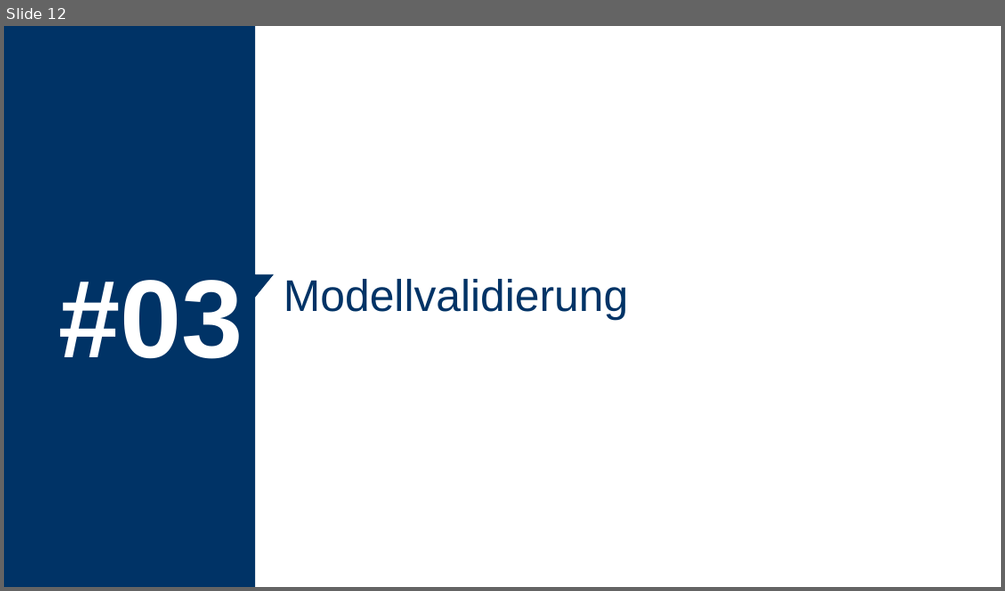
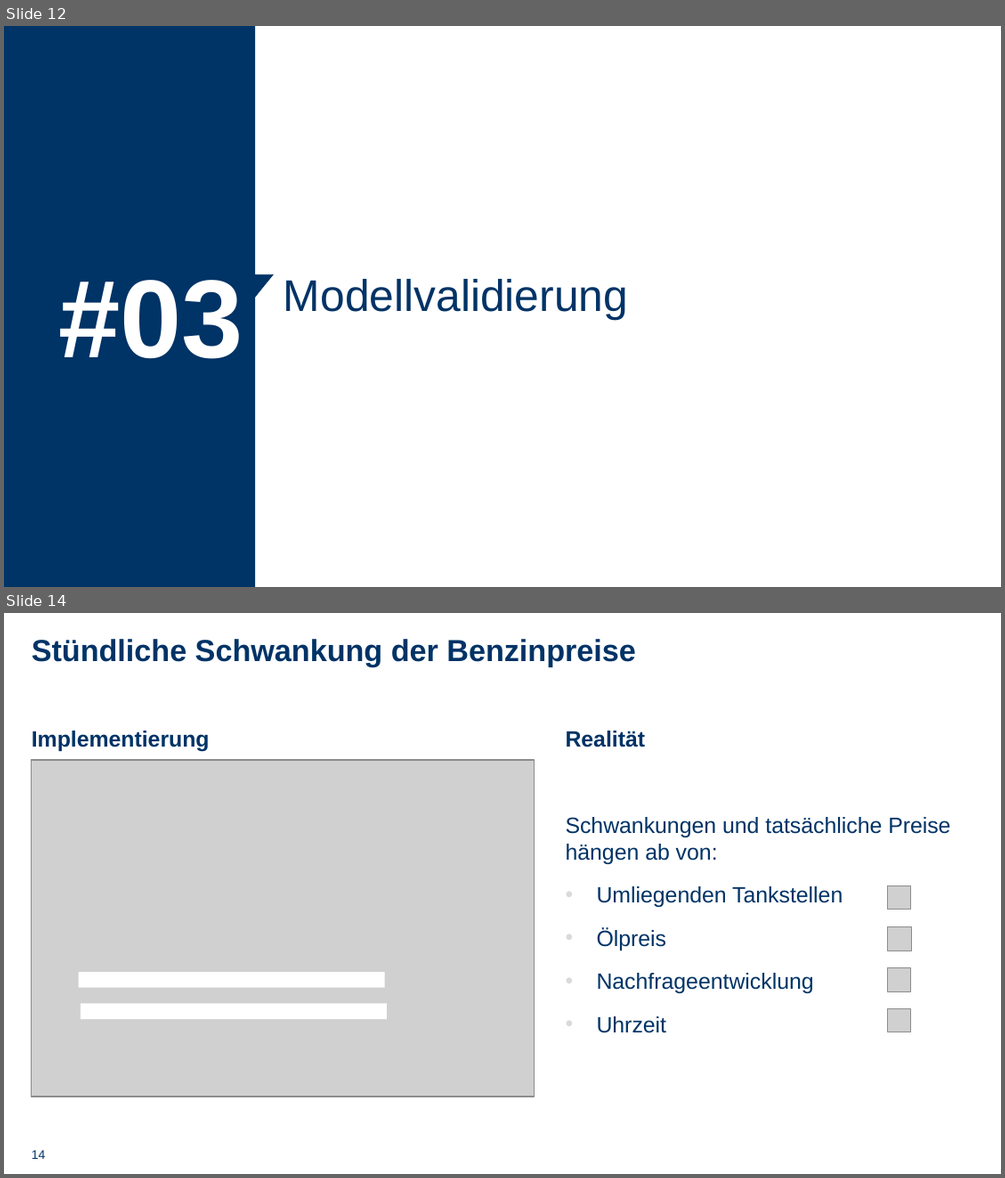
Before and after one commit to Shark919/Metaheuristiken, a slide deck: presentations/simulation/TankstellenSimulation.pptx. Shown one above the other, each under a label of ours: slide 12 before the commit, slides 12 and 14 after it; the slides between them are not shown. The pictures are 1005x591 and 1005x1178 pixels, drawn with LibreOffice and Linux fonts; fonts in the diff are those of the drawing; grey boxes stand for pictures. Boxes give left, top, right and bottom in pixels: in the first picture for what was removed or moved away, otherwise in the second. Text is boxed around its words. In the diff, an @@ line names an element or a change of style, - is before the commit and + after.

```diff
--- a/presentations/simulation/TankstellenSimulation.pptx
+++ b/presentations/simulation/TankstellenSimulation.pptx
@@ slide 14 added at [4, 613, 1001, 1174], background #FFFFFF @@
@@ title added at [32, 639, 635, 667], 22 pt, text #003366, bold @@
+Stündliche Schwankung der Benzinpreise
@@ text added at [32, 730, 210, 752], 16 pt, text #003366, bold @@
+Implementierung
@@ text added at [566, 730, 950, 1033], 16 pt, text #003366 @@
+Realität
+Schwankungen und tatsächliche Preise hängen ab von:
+• Umliegenden Tankstellen
+• Ölpreis
+• Nachfrageentwicklung
+• Uhrzeit
@@ picture added at [32, 760, 534, 1096] @@
@@ picture added at [887, 885, 911, 909] @@
@@ picture added at [887, 927, 912, 952] @@
@@ rectangle added at [79, 972, 385, 988], fill #FFFFFF @@
@@ picture added at [887, 968, 911, 992] @@
@@ rectangle added at [81, 1003, 387, 1019], fill #FFFFFF @@
@@ picture added at [887, 1009, 911, 1033] @@
@@ page number added at [32, 1150, 46, 1159], 9 pt, text #003366 @@
+14
```
Also in this commit, not shown: 2 slides changed, 3 other slides added, 4 slides removed, 2 other files.
